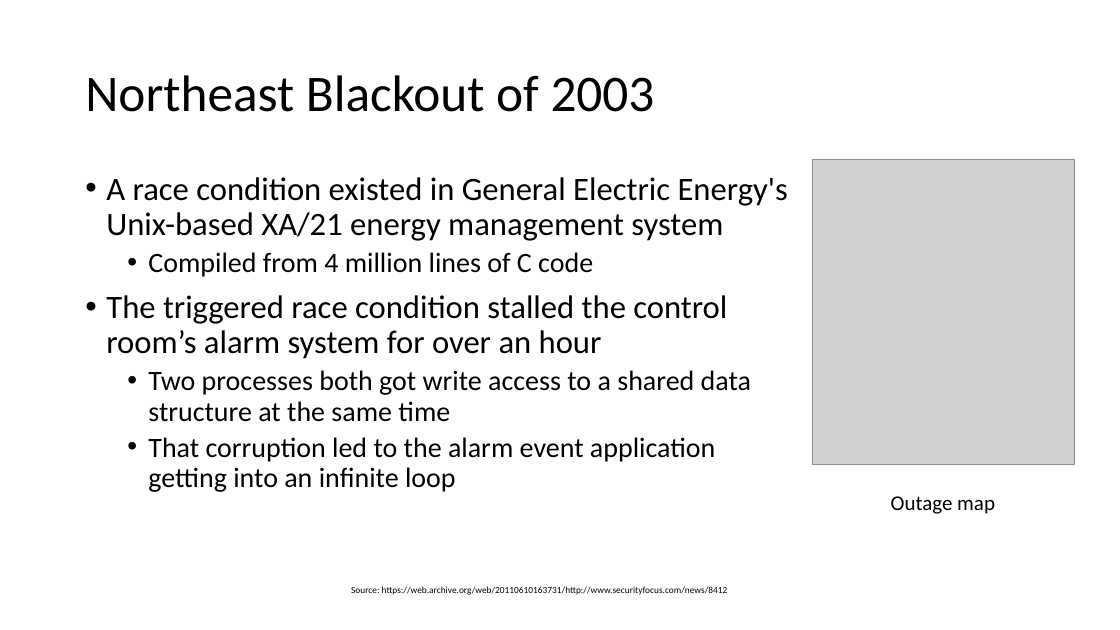
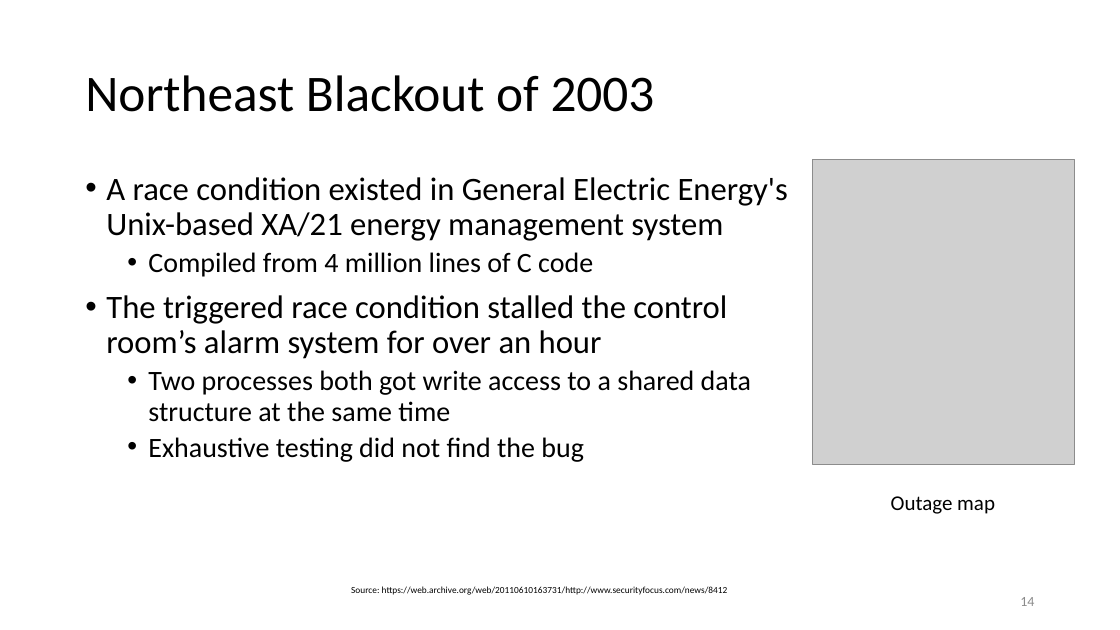
Before and after one commit to tongzhou80/cs6100, a slide deck: slide 14 of slides/Lecture1.pptx. Drawn at 1120x630 pixels with LibreOffice and Linux fonts; fonts in the diff are those of the drawing; grey boxes stand for pictures; background and template pictures are left out. Boxes give left, top, right and bottom in pixels: in the first picture for what was removed or moved away, otherwise in the second. Text is boxed around its words. In the diff, an @@ line names an element or a change of style, - is before the commit and + after.

```diff
--- a/slides/Lecture1.pptx
+++ b/slides/Lecture1.pptx
@@ text at (148, 437, 584, 462): text changed @@
-  • That corruption led to the alarm event application getting into an infinite loop
+  • Exhaustive testing did not find the bug
@@ page number added at (1020, 597, 1034, 606), 12 pt, text #8C8C8C @@
+14
```
Also in this commit, not shown: 28 other slides changed, 7 slides added, 2 other files.
